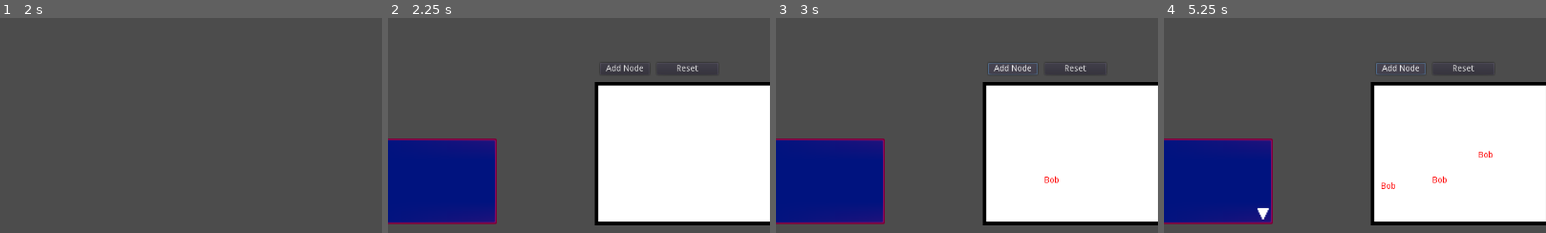
Above: before the commit, frames 1-4 (left to right).
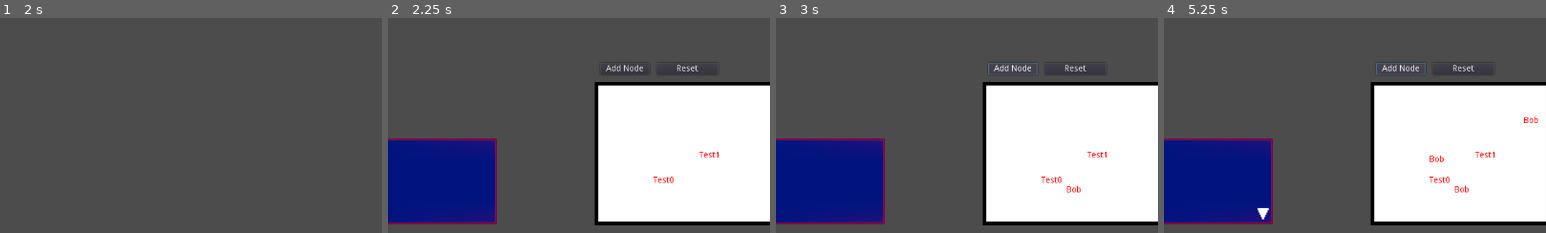
Above: after the commit, the same moments.

Repository: UnderScroll/GMTKGameJam2021
Game: Godot game, scene res://Levels/MainScene.tscn
The game is run twice, just before and just after one commit, with the same random seed, the same clock (stepped at 60 frames per second) and the same inputs.
Inputs (mouse positions are % of the whole screen's width and height, from its top left):
- Up to frame 1 (2 s): click "Start" at 0.5 s; click "Skip" at 1.25 s
- Up to frame 2 (2.25 s): click (26, 35) at 2 s
- Up to frame 3 (3 s): click "Add Node" at 2.75 s
- Up to frame 4 (5.25 s): click "Reset" at 3.5 s; click "Add Node" at 4.25 s; click "Add Node" at 5 s
The pictures show only the part of the screen within x 48-98%, y 50-100%; the shares and areas given below are measured in that part.

Frame 1 is identical in both runs. In frame 2, 0.2% of the frame differs, in the area x 69-87%, y 62-77%; in frame 3, 0.3%; in frame 4, 0.5%, in the area x 56-98%, y 45-82%.

Commit message:
Add Score

Diff:
--- a/Levels/MainScene.tscn
+++ b/Levels/MainScene.tscn
@@ -1,5 +1,6 @@
-[gd_scene load_steps=7 format=2]
+[gd_scene load_steps=8 format=2]
 
+[ext_resource path="res://Scripts/Score.gd" type="Script" id=1]
 [ext_resource path="res://Levels/Character1.tscn" type="PackedScene" id=3]
 [ext_resource path="res://Levels/Menu.tscn" type="PackedScene" id=4]
 [ext_resource path="res://Levels/Character2.tscn" type="PackedScene" id=5]
@@ -27,3 +28,6 @@
 visible = false
 
 [node name="AudioStreamPlayer2D" type="AudioStreamPlayer2D" parent="."]
+
+[node name="Score" type="Node2D" parent="."]
+script = ExtResource( 1 )
--- a/Scripts/DialogueBoxHandler.gd
+++ b/Scripts/DialogueBoxHandler.gd
@@ -29,6 +29,7 @@
 	numerotexte=0
 	_dialogue(listetexte[0])
 	connect("meta_clicked", self, "_click")
+	#connect("word_clicked",get_parent(), )
 
 
 func _dialogue(dialog_texte) :
@@ -40,7 +41,7 @@
 	istextefini=false
 
 
-func _process(delta):
+func _process(_delta):
 	if texte[longueur]=="[" and texte[longueur+1]=="u" :
 		indice=longueur
 		couleur=true
@@ -67,7 +68,6 @@
 
 func _click(mot) :
 	emit_signal("word_clicked",mot)
-	pass
 
 
 func _on_Arrow_gui_input(event):
--- a/Scripts/Fragment.gd
+++ b/Scripts/Fragment.gd
@@ -1,6 +1,7 @@
 extends KinematicBody2D
 
 var dragging = false
+var id
 
 signal dragsignal
 signal clicksignal
@@ -13,7 +14,7 @@
 	self.position.y = rand_range(20,220)
 
 
-func _process(delta):
+func _process(_delta):
 	if dragging:
 		var mousePos = get_viewport().get_mouse_position()
 		set_global_position(mousePos)
@@ -25,7 +26,7 @@
 	print(self.position)
 	dragging=!dragging
 
-func _on_Fragment_input_event(viewport, event, shape_idx):
+func _on_Fragment_input_event(_viewport, event, _shape_idx):
 	if event is InputEventMouseButton:
 		if event.button_index == BUTTON_LEFT and event.pressed:
 			emit_signal("dragsignal")
--- a/Scripts/Graph.gd
+++ b/Scripts/Graph.gd
@@ -3,15 +3,25 @@
 var joinCount = 0
 var creating_join = false
 var current_join
-signal deleteJoin
+var graphScore = 0
 
 func _ready():
-	pass
+	graphScore = 0
+	addFragment(0)
+	addFragment(1)
 
 func _on_Button_pressed():
 	var scene = load("res://Objects/Fragment.tscn")
 	var fragment = scene.instance()
 	add_child(fragment)
+
+func addFragment(var id):
+	var scene = load("res://Objects/Fragment.tscn")
+	var fragment = scene.instance()
+	add_child(fragment)
+	fragment.get_node("KinematicBody2D").id = id
+	var labelNode = fragment.get_node("KinematicBody2D").get_node("Label")
+	labelNode.text = get_node("/root/MainScene/Score").fragments[id]
 
 func setJoin(var fragment):
 	if joinCount < 5:
@@ -39,3 +49,12 @@
 	joinCount = 0
 	current_join = null
 	creating_join = false
+	graphScore = 0
+
+func updateScore():
+	graphScore = 0
+	print("graphScore")
+	for child in self.get_children():
+		if child.has_method("doesExist"):
+			graphScore += child.score
+	print(graphScore)
--- a/Scripts/Join.gd
+++ b/Scripts/Join.gd
@@ -1,12 +1,25 @@
 extends Node2D
 var node0
 var node1
+var score = -10
 
 func doesExist():
 	pass
+
+func ready():
+	score = -10
 
 func _process(delta):
 	if (node0 != null):
 		get_node("Line2D").set_point_position(0,node0.position)
 	if (node1 != null):
 		get_node("Line2D").set_point_position(1,node1.position)
+	if (score == -10 and node0 != null and node1 != null):
+		var ScoreNode = get_node("/root/MainScene/Score")
+		if (ScoreNode.joins.has([node0.id,node1.id])):
+			score = ScoreNode.joins.get([node0.id,node1.id])
+		elif (ScoreNode.joins.has([node1.id,node0.id])):
+			score = ScoreNode.joins.get([node1.id,node0.id])
+		else:
+			score = 0
+		get_parent().updateScore()
--- /dev/null
+++ b/Scripts/Score.gd
@@ -0,0 +1,32 @@
+extends Node2D
+
+var score
+
+var fragments = {
+	0 : "Test0",
+	1 : "Test1",
+	2 : "Test2",
+	3 : "Test3",
+	4 : "Test4",
+	5 : "Test5",
+}
+
+var joins = {
+	[0,1] : 1,
+	[1,3] : -1
+}
+
+func _ready():
+	score = 0
+
+func _process(_delta):
+	updateScore()
+
+func updateScore():
+	score = 0
+	var char1 = get_node("/root/MainScene/Character1")
+	var char2 = get_node("/root/MainScene/Character2")
+	var char3 = get_node("/root/MainScene/Character3")
+	score += char1.get_node("Graph").graphScore
+	score += char2.get_node("Graph").graphScore
+	score += char3.get_node("Graph").graphScore
Not shown, added: parc.png.import
